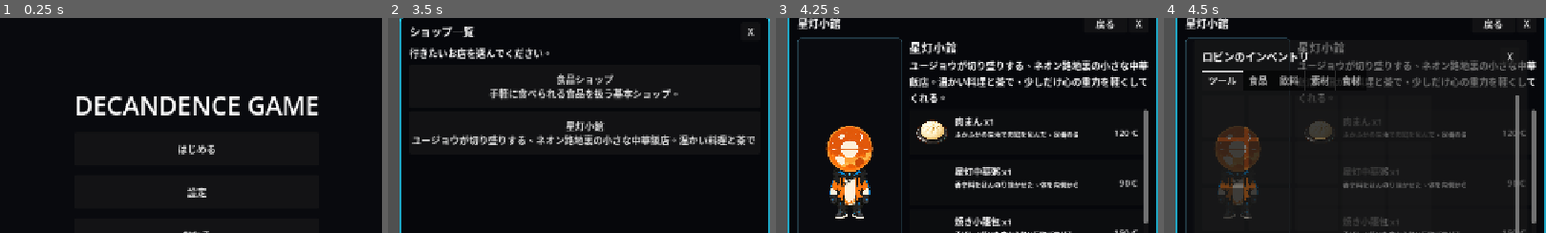
Above: before the commit, frames 1-4 (left to right).
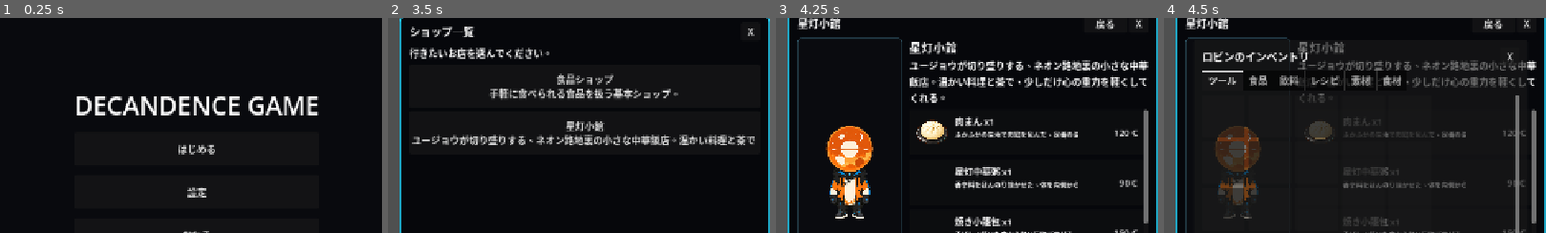
Above: after the commit, the same moments.

Repository: grimoire1089-coder/optimistic
Game: Godot game, scene res://Scenes/Boot/TitleScene.tscn
The game is run twice, just before and just after one commit, with the same random seed, the same clock (stepped at 60 frames per second) and the same inputs. Sound files missing from this copy of the repository are replaced by a short silence.
Inputs (mouse positions are % of the whole screen's width and height, from its top left):
- Up to frame 1 (0.25 s): no input
- Up to frame 2 (3.5 s): click "はじめる" at 0.5 s; click "ショップ" at 1.25 s; click "食品ショップ 手軽に食べられる食品を扱う基本ショップ。" at 2 s; click "戻る" at 2.75 s
- Up to frame 3 (4.25 s): click "星灯小館 ユージョウが切り盛りする、ネオン路地裏の小さな中…" at 3.5 s
- Up to frame 4 (4.5 s): click (84, 92) at 4.25 s
The pictures show only the part of the screen within x 24-74%, y 15-65%; the shares and areas given below are measured in that part.

Frames 1-3 are identical in both runs. In frame 4, 0.8% of the frame differs, in the area x 38-63%, y 24-34%.

Commit message:
Add recipes inventory category

Diff:
--- a/Scripts/Characters/Robin/Modules/RobinInventoryModule.gd
+++ b/Scripts/Characters/Robin/Modules/RobinInventoryModule.gd
@@ -6,6 +6,7 @@
 const CATEGORY_TOOLS := &"tools"
 const CATEGORY_FOODS := &"foods"
 const CATEGORY_DRINKS := &"drinks"
+const CATEGORY_RECIPES := &"recipes"
 const CATEGORY_MATERIALS := &"materials"
 const CATEGORY_INGREDIENTS := &"ingredients"
 
@@ -15,6 +16,7 @@
 	{"id": CATEGORY_TOOLS, "display_name": "ツール"},
 	{"id": CATEGORY_FOODS, "display_name": "食品"},
 	{"id": CATEGORY_DRINKS, "display_name": "飲料"},
+	{"id": CATEGORY_RECIPES, "display_name": "レシピ"},
 	{"id": CATEGORY_MATERIALS, "display_name": "素材"},
 	{"id": CATEGORY_INGREDIENTS, "display_name": "食材"},
 ]
@@ -122,7 +124,8 @@
 
 func _setup_empty_categories() -> void:
 	for category in _categories:
-		var category_id := category.get("id", &"") as StringName
+		var category_id: StringName = category.get("id", &"")
+		if category_id == &"":
+			continue
 		if not _items_by_category.has(category_id):
-			var empty_items: Array[Dictionary] = []
-			_items_by_category[category_id] = empty_items
+			_items_by_category[category_id] = []
